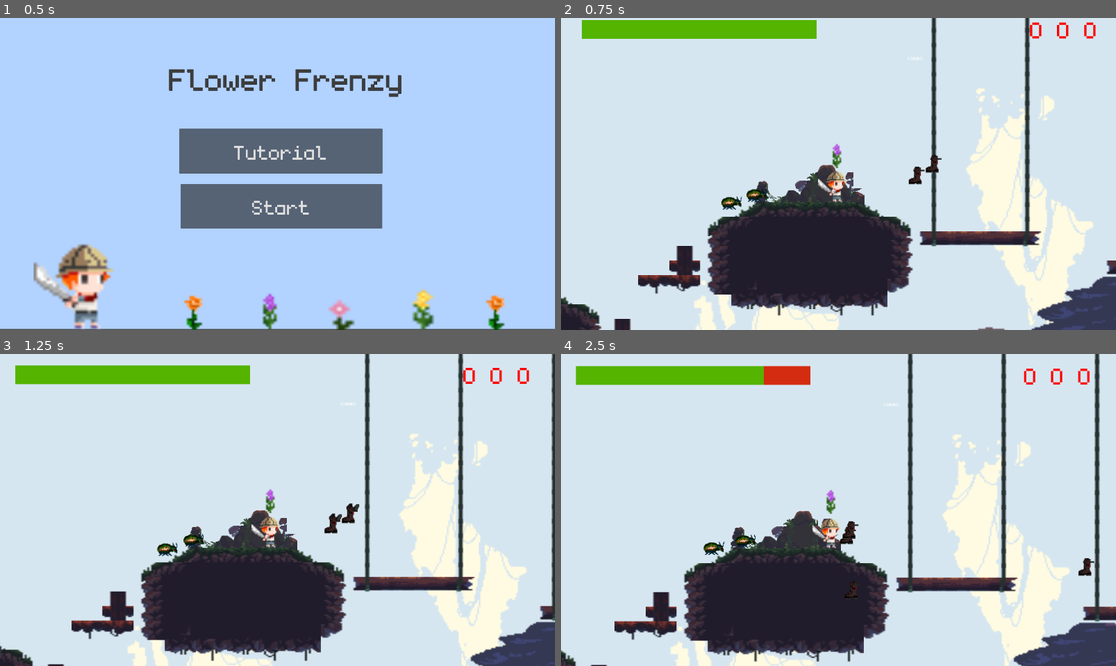
Above: before the commit, frames 1-4 (two rows, left to right).
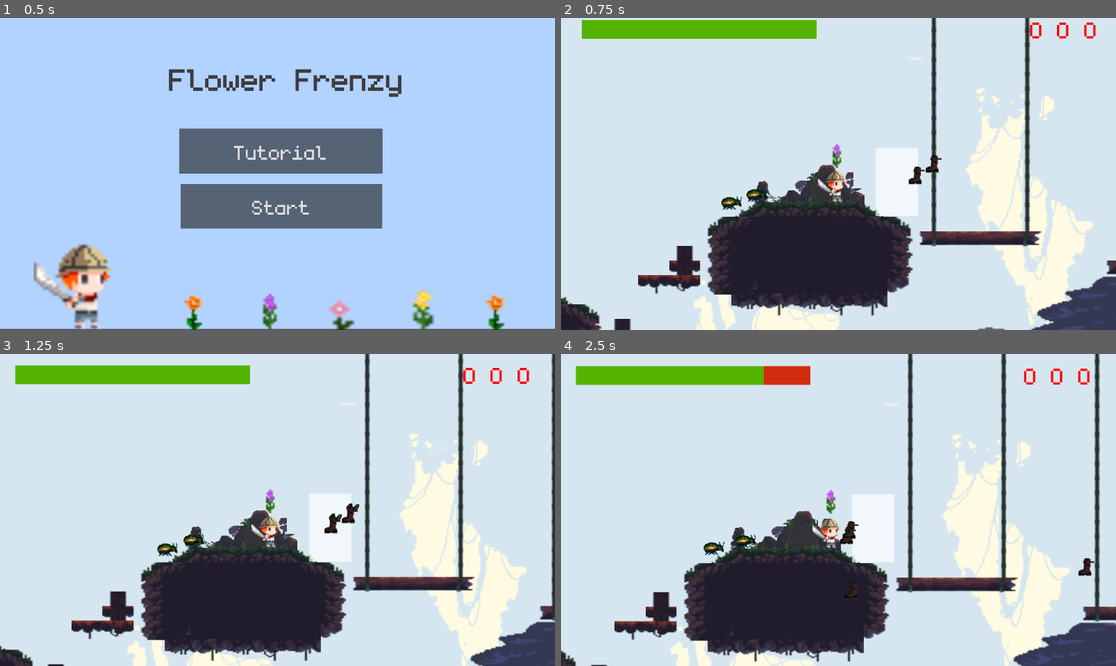
Above: after the commit, the same moments.

Repository: ako3131/traj-flower-frenzy
Game: Godot game, scene res://scenes/main_menu.tscn
The game is run twice, just before and just after one commit, with the same random seed, the same clock (stepped at 60 frames per second) and the same inputs. Sound files missing from this copy of the repository are replaced by a short silence.
Inputs (mouse positions are in pixels of both pictures, inside the frame that each line leads up to):
- Up to frame 1 (0.5 s): no input
- Up to frame 2 (0.75 s): click "Start" at 0.5 s
- Up to frame 3 (1.25 s): no input
- Up to frame 4 (2.5 s): move the mouse to (960, 494) at 1.27 s; hold D (right) 1.28-2 s; tap J (attack) at 1.35 s; click (960, 494) at 1.42 s; tap Space (jump) at 1.52 s; drag from (727, 525) to (810, 572) at 2.02 s

Frame 1 is identical in both runs. In frame 2, 1.6% of the frame differs, in the area x 56-65%, y 41-64%; in frame 3, 1.4%; in frame 4, 1.6%, in the area x 52-60%, y 44-67%.

Commit message:
fix the way hit counter increments

Diff:
--- a/Flower-Frenzy-main/scenes/level_1.tscn
+++ b/Flower-Frenzy-main/scenes/level_1.tscn
@@ -898,7 +898,7 @@
 position = Vector2(435, 192)
 
 [node name="next_level" parent="." instance=ExtResource("9_a8lk3")]
-position = Vector2(7064, 1285)
+position = Vector2(816, 432)
 
 [node name="forest_music" parent="." instance=ExtResource("9_5tuhy")]
 
--- a/Flower-Frenzy-main/scripts/coco.gd
+++ b/Flower-Frenzy-main/scripts/coco.gd
@@ -22,6 +22,7 @@
 var power_up_enabled = false
 
 var lives = 3
+var enemy_hit = false
 
 var power_up_thresholds: Array = [
 	3,
@@ -48,6 +49,12 @@
 
 	if Input.is_action_just_released("power_attack"):
 		close_power_up()
+
+	if Input.is_action_just_released("attack"):
+		if enemy_hit:
+			hit_count += 1
+			$combo_label.update_combo()
+			enemy_hit = false
 
 	# Handle attack
 	if Input.is_action_just_pressed("attack") and not is_attacking:
@@ -168,7 +175,8 @@
 
 func _on_attack_area_body_entered(body: Node2D) -> void:
 	if body.is_in_group("enemy"):
-		hit_count += 1
+		enemy_hit = true
+		#hit_count += 1
 		# Knockback calculation (now includes knock_back_distance multiplier)
 		var knock_back_direction = Vector2(body.global_position.x - global_position.x, 0).normalized()
 		var knock_back = knock_back_direction * knock_back_strength * knock_back_distance
@@ -176,7 +184,7 @@
 		# Apply knockback smoothly by calling enemy's `apply_knockback` method
 		if body.has_method("apply_knockback"):
 			body.apply_knockback(knock_back, hit_strength)  # Pass both values
-		$combo_label.update_combo()
+		#$combo_label.update_combo()
 		set_power_up()
 
 func _on_area_2d_body_entered(body: Node2D) -> void:
